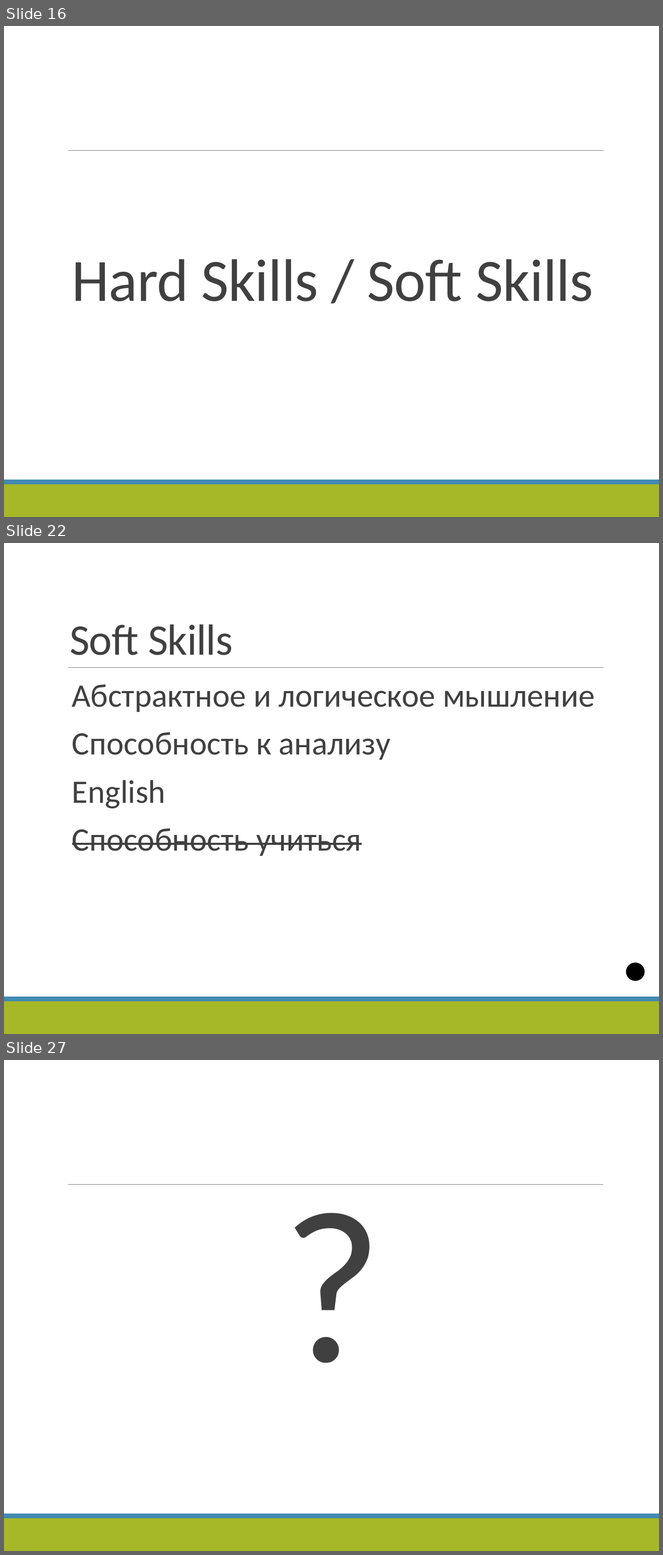
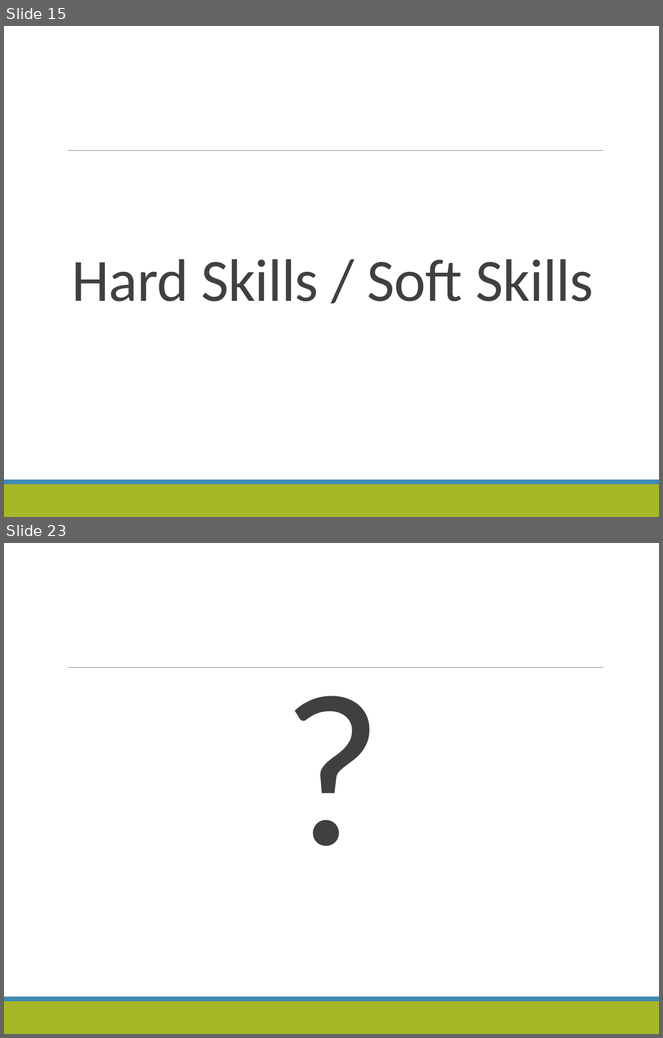
Before and after one commit to vitali-kviatkouski/personal, a slide deck: epamkids/EPAMKids-Worked_out.pptx. Shown one above the other, each under a label of ours: slides 16, 22 and 27 before the commit, slides 15 and 23 after it; the slides between them are not shown. The pictures are 663x1555 and 663x1038 pixels, drawn with LibreOffice and Linux fonts; fonts in the diff are those of the drawing. Boxes give left, top, right and bottom in pixels: in the first picture for what was removed or moved away, otherwise in the second. Text is boxed around its words. In the diff, an @@ line names an element or a change of style, - is before the commit and + after.

```diff
--- a/epamkids/EPAMKids-Worked_out.pptx
+++ b/epamkids/EPAMKids-Worked_out.pptx
@@ slide 22 removed at <box>4,543,659,1034</box>, background #FFFFFF; not listed: 3 template elements that a slide beside it also shows @@
@@ title removed at <box>70,624,233,655</box> @@
-Soft Skills
@@ text removed at <box>72,684,595,856</box> @@
-  Абстрактное и логическое мышление
-  Способность к анализу
-  English
-  Способность учиться
@@ ellipse removed at <box>625,962,646,982</box> @@
@@ what was slide 16 is now slide 15 @@
@@ what was slide 27 is now slide 23 @@
```
Also in this commit, not shown: 7 slides changed, 2 slides added, 4 other slides removed.
